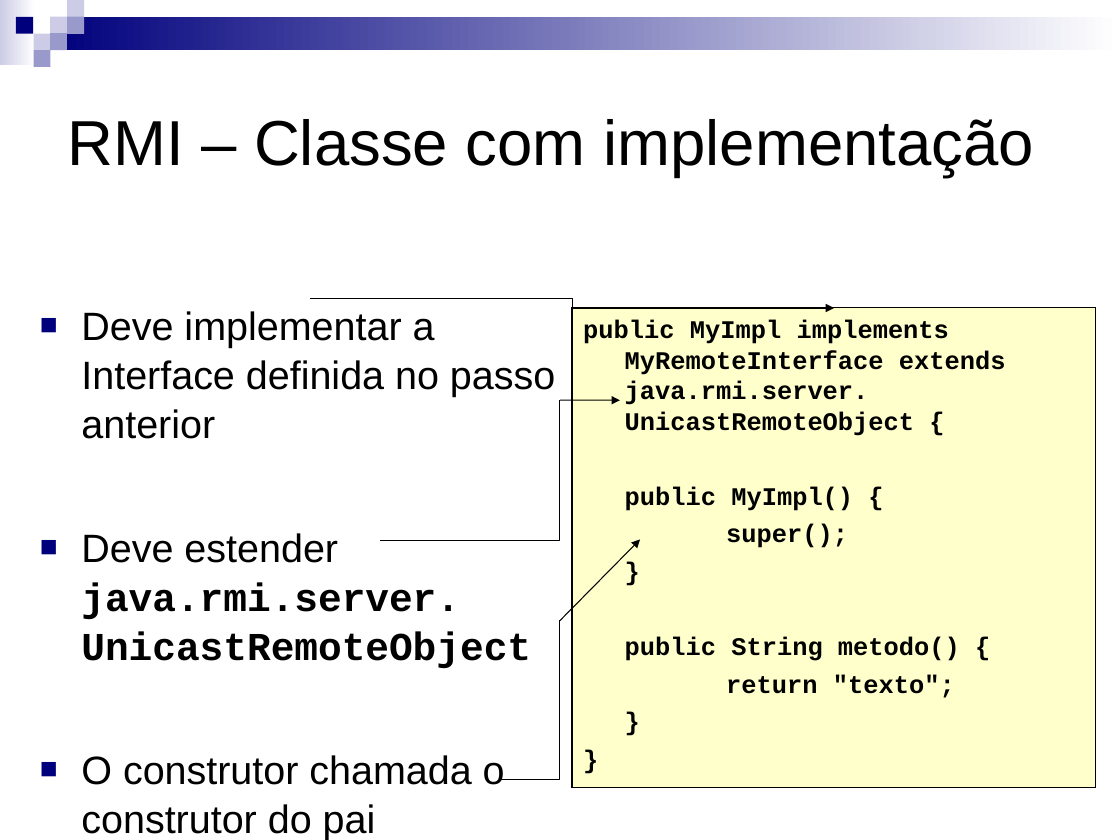
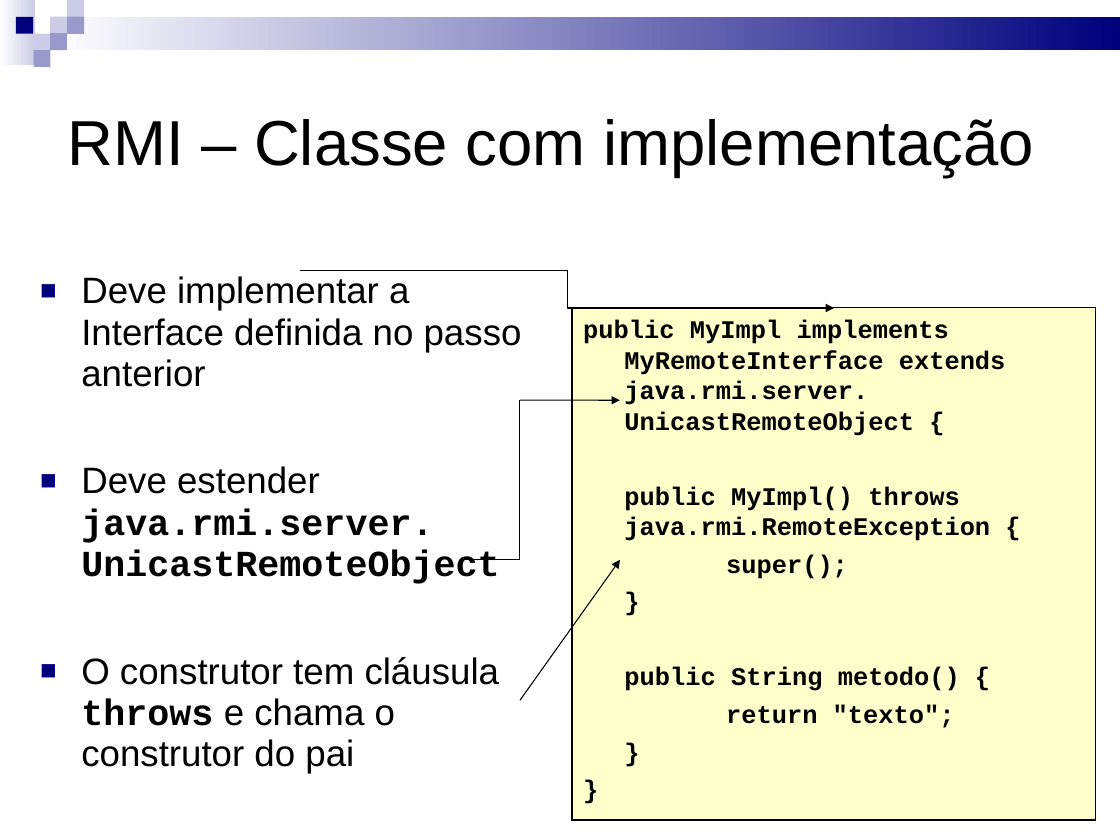
Before and after one commit to kdubezerra/kdubezerra, a slide deck: slide 27 of AD/slides_sisop2_pratica.ppt (slide 26 before the commit). Drawn at 1120x840 pixels with LibreOffice and Linux fonts; fonts in the diff are those of the drawing. Boxes give left, top, right and bottom in pixels: in the first picture for what was removed or moved away, otherwise in the second. Text is boxed around its words. In the diff, an @@ line names an element or a change of style, - is before the commit and + after.

```diff
--- a/AD/slides_sisop2_pratica.ppt
+++ b/AD/slides_sisop2_pratica.ppt
@@ rectangle at [0,0,36,65]: fill gradient #FFFFFF to #CCCCE6 to gradient #CCCCE6 to #FFFFFF @@
@@ rectangle at [51,16,1120,50]: fill gradient #FFFFFF to #00007D to gradient #00007D to #FFFFFF @@
@@ text "Deve implementar a Interface definida ...": place and size @@
-text "Deve implementar a Interface definida ..." at [81,311,555,840]
+text "Deve implementar a Interface definida ..." at [81,276,522,774]
@@ text at [81,276,522,584]: size 28 to 26 pt in "Deve implementar a Interface definida no passo ...", "Deve estender java.rmi.server. UnicastRemoteObject"; line spacing 1.04 to 0.94 @@
@@ elbow arrow moved from (310, 299) - (834, 308) to (300, 270) - (834, 308) @@
@@ rectangle "public MyImpl implements MyRemoteInterface extends ...": place and size @@
-rectangle "public MyImpl implements MyRemoteInterface extends ..." at [572,308,1097,788]
+rectangle "public MyImpl implements MyRemoteInterface extends ..." at [572,308,1097,820]
@@ freeform shape: place and size @@
-freeform shape at [380,400,560,541]
+freeform shape at [460,400,520,560]
@@ arrow moved from (560, 400) - (620, 400) to (520, 400) - (620, 400) @@
@@ text in rectangle at [624,486,990,541]: text changed @@
-public MyImpl() {
+public MyImpl() throws java.rmi.RemoteException {
@@ arrow moved from (560, 621) - (640, 540) to (520, 700) - (620, 560) @@
@@ freeform shape removed at [500,620,560,780] @@
@@ text at [81,657,500,774]: text changed; size 28 to 26 pt @@
-■ O construtor chamada o construtor do pai
+■ O construtor tem cláusula throws e chama o construtor do pai
```
Also in this commit, not shown: 28 other slides changed, 2 slides added, 1 slide removed, 6 other files.
